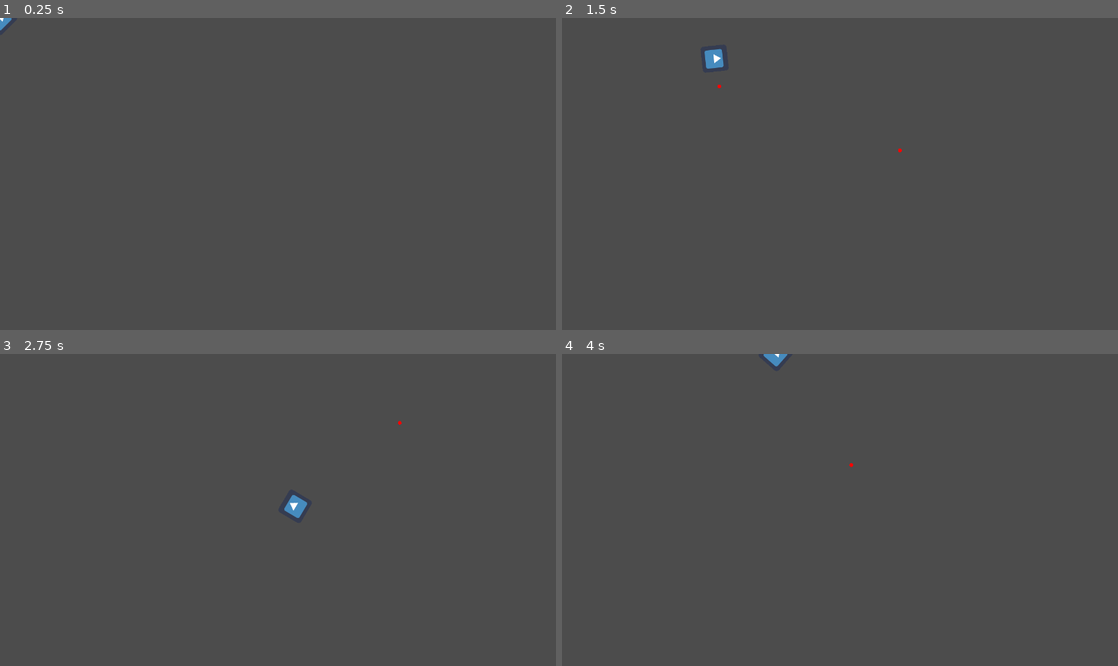
Above: before the commit, frames 1-4 (two rows, left to right).
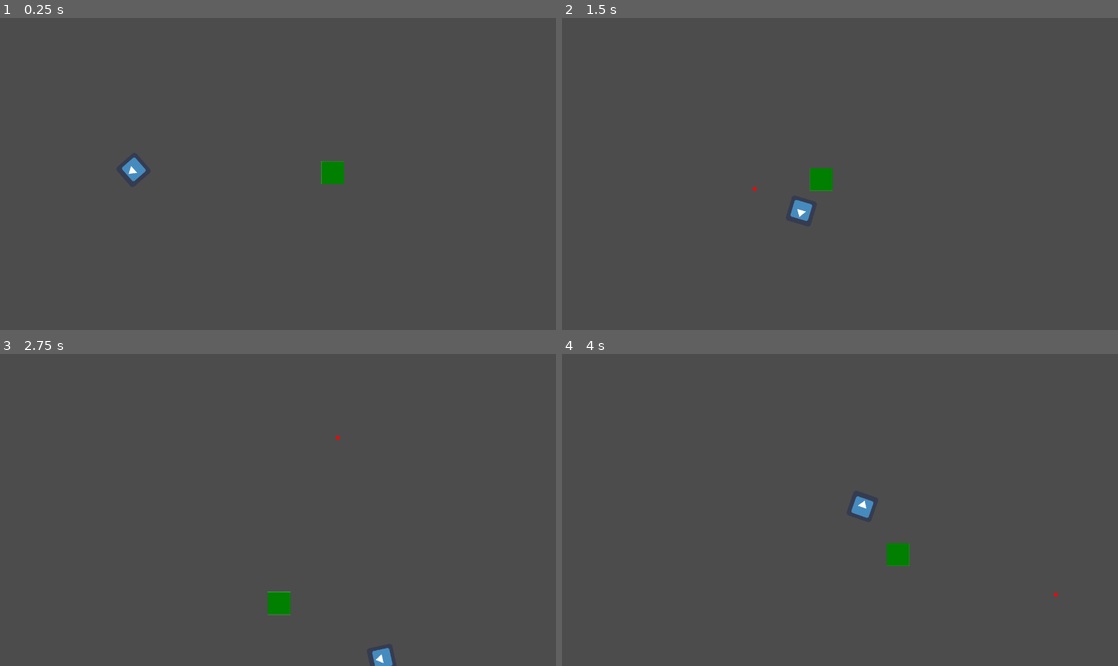
Above: after the commit, the same moments.

Repository: caduceusj/Projeto-GameJam
Game: Godot game, scene res://Cenas/Teste.tscn
Two runs of this game, one before a commit and one after it. Both use one fixed random seed, a clock stepped at 60 frames per second and the inputs below. This scene is started directly instead of the project's main scene. The engine's default icon, where the game draws it, is replaced by a stand-in: a white triangle on a blue panel in a dark square.
Inputs (mouse positions are in pixels of both pictures, inside the frame that each line leads up to):
- Up to frame 1 (0.25 s): no input
- Up to frame 2 (1.5 s): move the mouse to (962, 158) at 0.52 s; hold Right (ui_right) 0.53-1.28 s; click (962, 158) at 0.6 s; move the mouse to (728, 189) at 1.27 s; hold Down (ui_down) from 1.28 s (still down); click (728, 189) at 1.35 s
- Up to frame 3 (2.75 s): move the mouse to (333, 441) at 2.02 s; release Down (ui_down) at 2.03 s; hold Right (ui_right) from 2.03 s (still down); click (333, 441) at 2.1 s
- Up to frame 4 (4 s): move the mouse to (812, 572) at 2.77 s; release Right (ui_right) at 2.78 s; hold Up (ui_up) 2.78-3.53 s; click (812, 572) at 2.85 s; move the mouse to (1006, 556) at 3.52 s; hold Left (ui_left) from 3.53 s (still down); click (1006, 556) at 3.6 s

The runs differ from the first frame. In frame 1, 0.5% of the frame differs, in the area x 0-62%, y 0-54%; in frame 2, 0.7%, in the area x 25-62%, y 9-66%; in frame 3, 0.7%; in frame 4, 0.6%.

Commit message:
Inimigo teste adicionado

Diff:
--- a/Cenas/Bullet.tscn
+++ b/Cenas/Bullet.tscn
@@ -9,21 +9,22 @@
 [sub_resource type="CircleShape2D" id=2]
 radius = 4.6
 
-[node name="Bullet" type="RigidBody2D"]
+[node name="Bullet" type="RigidBody2D" groups=["bullet"]]
 contacts_reported = 1
 contact_monitor = true
+can_sleep = false
 script = ExtResource( 2 )
 
-[node name="Sprite" type="Sprite" parent="."]
+[node name="Sprite" type="Sprite" parent="." groups=["bullet"]]
 scale = Vector2( 0.01, 0.01 )
 texture = ExtResource( 1 )
 
-[node name="CollisionShape2D" type="CollisionShape2D" parent="."]
+[node name="CollisionShape2D" type="CollisionShape2D" parent="." groups=["bullet"]]
 shape = SubResource( 1 )
 
-[node name="Area2D" type="Area2D" parent="."]
+[node name="Area2D" type="Area2D" parent="." groups=["bullet"]]
 
-[node name="CollisionShape2D" type="CollisionShape2D" parent="Area2D"]
+[node name="CollisionShape2D" type="CollisionShape2D" parent="Area2D" groups=["bullet"]]
 shape = SubResource( 2 )
 
 [connection signal="body_entered" from="." to="." method="_on_Bullet_body_entered"]
--- /dev/null
+++ b/Cenas/EnemyBasic.tscn
@@ -0,0 +1,40 @@
+[gd_scene load_steps=6 format=2]
+
+[ext_resource path="res://Imagens/enemy1PlaceHolder.png" type="Texture" id=1]
+[ext_resource path="res://Scripts/EnemyBasic.gd" type="Script" id=2]
+
+[sub_resource type="RectangleShape2D" id=1]
+extents = Vector2( 25, 25 )
+
+[sub_resource type="RectangleShape2D" id=2]
+extents = Vector2( 550.785, 473.051 )
+
+[sub_resource type="RectangleShape2D" id=3]
+extents = Vector2( 26.5, 28 )
+
+[node name="EnemyBasic" type="KinematicBody2D"]
+script = ExtResource( 2 )
+
+[node name="Sprite" type="Sprite" parent="."]
+scale = Vector2( 0.25, 0.25 )
+texture = ExtResource( 1 )
+
+[node name="CollisionShape2D" type="CollisionShape2D" parent="."]
+shape = SubResource( 1 )
+
+[node name="Area2D" type="Area2D" parent="."]
+collision_layer = 3
+collision_mask = 3
+
+[node name="CollisionShape2D" type="CollisionShape2D" parent="Area2D"]
+position = Vector2( -1, -1 )
+shape = SubResource( 2 )
+
+[node name="BulletArea" type="Area2D" parent="."]
+
+[node name="CollisionShape2D" type="CollisionShape2D" parent="BulletArea"]
+position = Vector2( -1.5, -1 )
+shape = SubResource( 3 )
+
+[connection signal="body_entered" from="Area2D" to="." method="_on_Area2D_body_entered"]
+[connection signal="body_entered" from="BulletArea" to="." method="_on_BulletArea_body_entered"]
--- a/Cenas/Player.tscn
+++ b/Cenas/Player.tscn
@@ -19,7 +19,7 @@
 position = Vector2( -0.5, -1 )
 shape = SubResource( 1 )
 
-[node name="Area2D" type="Area2D" parent="."]
+[node name="Area2D" type="Area2D" parent="." groups=["player"]]
 
 [node name="CollisionShape2D" type="CollisionShape2D" parent="Area2D"]
 position = Vector2( -1, -0.5 )
--- a/Cenas/Teste.tscn
+++ b/Cenas/Teste.tscn
@@ -1,7 +1,15 @@
-[gd_scene load_steps=2 format=2]
+[gd_scene load_steps=3 format=2]
 
 [ext_resource path="res://Cenas/Player.tscn" type="PackedScene" id=1]
+[ext_resource path="res://Cenas/EnemyBasic.tscn" type="PackedScene" id=2]
 
 [node name="Node2D" type="Node2D"]
 
-[node name="Player" parent="." instance=ExtResource( 1 )]
+[node name="Player" parent="." groups=["player"] instance=ExtResource( 1 )]
+position = Vector2( 328, 374 )
+collision_layer = 2
+collision_mask = 2
+
+[node name="EnemyBasic" parent="." instance=ExtResource( 2 )]
+position = Vector2( 864, 382 )
+collision_mask = 3
--- a/Scripts/Bullet.gd
+++ b/Scripts/Bullet.gd
@@ -1,6 +1 @@
 extends RigidBody2D
-
-
-
-func _on_Bullet_body_entered(body):
-	pass # Replace with function body.
--- /dev/null
+++ b/Scripts/EnemyBasic.gd
@@ -0,0 +1,29 @@
+extends KinematicBody2D
+
+
+var speed = 200
+var motion = Vector2.ZERO
+var player = null
+var health = 3
+
+func _physics_process(delta):
+	motion = Vector2.ZERO
+	if player:
+		motion = position.direction_to(player.position) * speed
+	motion = move_and_slide(motion)
+
+func _on_Area2D_body_entered(body):
+	if body.is_in_group("player"):
+		player = body
+	else:
+		pass
+
+
+func _on_BulletArea_body_entered(_body):
+	if _body.is_in_group("bullet"):
+		health = health - 1
+		if (health == 0):
+				queue_free()
+		_body.queue_free()
+	else:
+		pass # Replace with function body.
--- a/Scripts/Player.gd
+++ b/Scripts/Player.gd
@@ -1,3 +1,4 @@
+
 extends KinematicBody2D
 
 
Binary file added: Imagens/enemy1PlaceHolder.png
Not shown, added: Imagens/enemy1PlaceHolder.png.import
